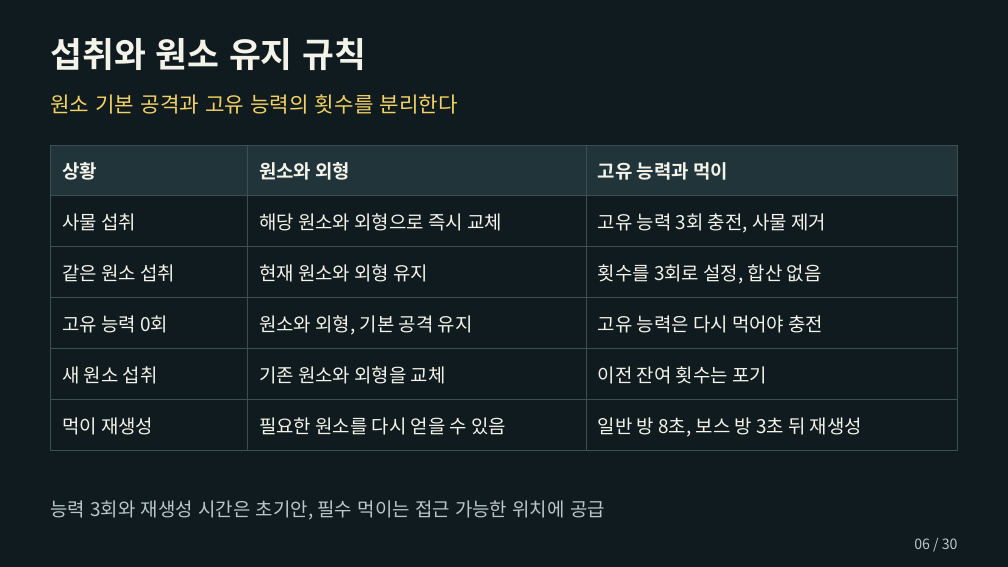
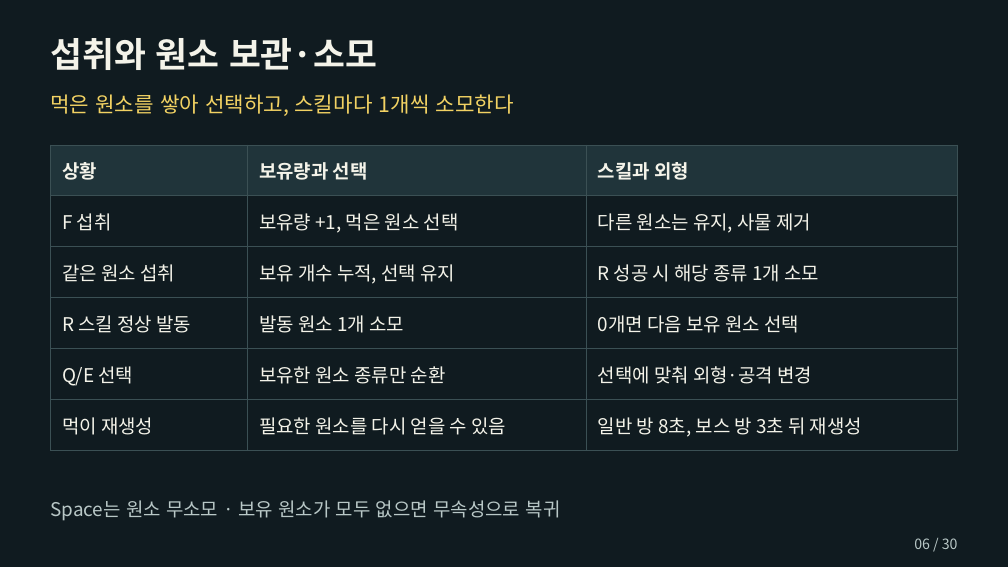
Before and after one commit to chanwhee0330/element-eater, a slide deck: slide 6 of outputs/planning/엘리먼트_이터_기획서_허찬휘.pptx. Drawn at 1008x567 pixels with LibreOffice and Linux fonts; fonts in the diff are those of the drawing. Boxes give left, top, right and bottom in pixels: in the first picture for what was removed or moved away, otherwise in the second. Text is boxed around its words. In the diff, an @@ line names an element or a change of style, - is before the commit and + after.

```diff
--- a/outputs/planning/엘리먼트_이터_기획서_허찬휘.pptx
+++ b/outputs/planning/엘리먼트_이터_기획서_허찬휘.pptx
@@ text at <box>50,38,377,70</box>: text changed @@
-섭취와 원소 유지 규칙
+섭취와 원소 보관·소모
@@ text at <box>50,94,514,116</box>: text changed @@
-원소 기본 공격과 고유 능력의 횟수를 분리한다
+먹은 원소를 쌓아 선택하고, 스킬마다 1개씩 소모한다
@@ table at <box>51,145,958,451</box> @@
-row 1, column 2: 원소와 외형
+row 1, column 2: 보유량과 선택
-row 1, column 3: 고유 능력과 먹이
+row 1, column 3: 스킬과 외형
-row 2: 사물 섭취 | 해당 원소와 외형으로 즉시 교체 | 고유 능력 3회 충전, 사물 제거
+row 2: F 섭취 | 보유량 +1, 먹은 원소 선택 | 다른 원소는 유지, 사물 제거
-row 3, column 2: 현재 원소와 외형 유지
+row 3, column 2: 보유 개수 누적, 선택 유지
-row 3, column 3: 횟수를 3회로 설정, 합산 없음
+row 3, column 3: R 성공 시 해당 종류 1개 소모
-row 4: 고유 능력 0회 | 원소와 외형, 기본 공격 유지 | 고유 능력은 다시 먹어야 충전
+row 4: R 스킬 정상 발동 | 발동 원소 1개 소모 | 0개면 다음 보유 원소 선택
-row 5: 새 원소 섭취 | 기존 원소와 외형을 교체 | 이전 잔여 횟수는 포기
+row 5: Q/E 선택 | 보유한 원소 종류만 순환 | 선택에 맞춰 외형·공격 변경
@@ text at <box>50,500,561,521</box>: text changed @@
-능력 3회와 재생성 시간은 초기안, 필수 먹이는 접근 가능한 위치에 공급
+Space는 원소 무소모 · 보유 원소가 모두 없으면 무속성으로 복귀
```
Also in this commit, not shown: 14 other slides changed, 6 other files.
